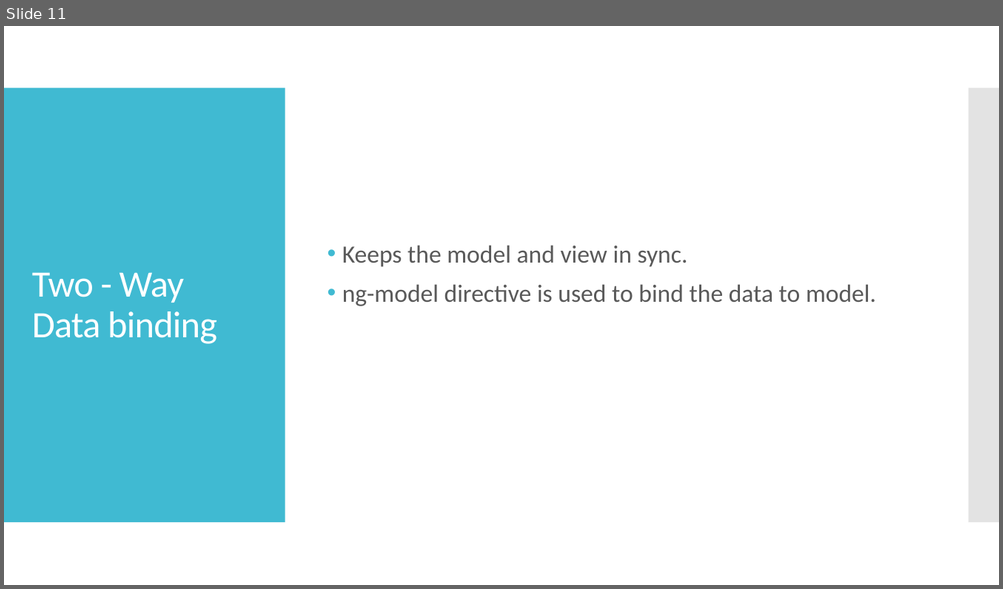
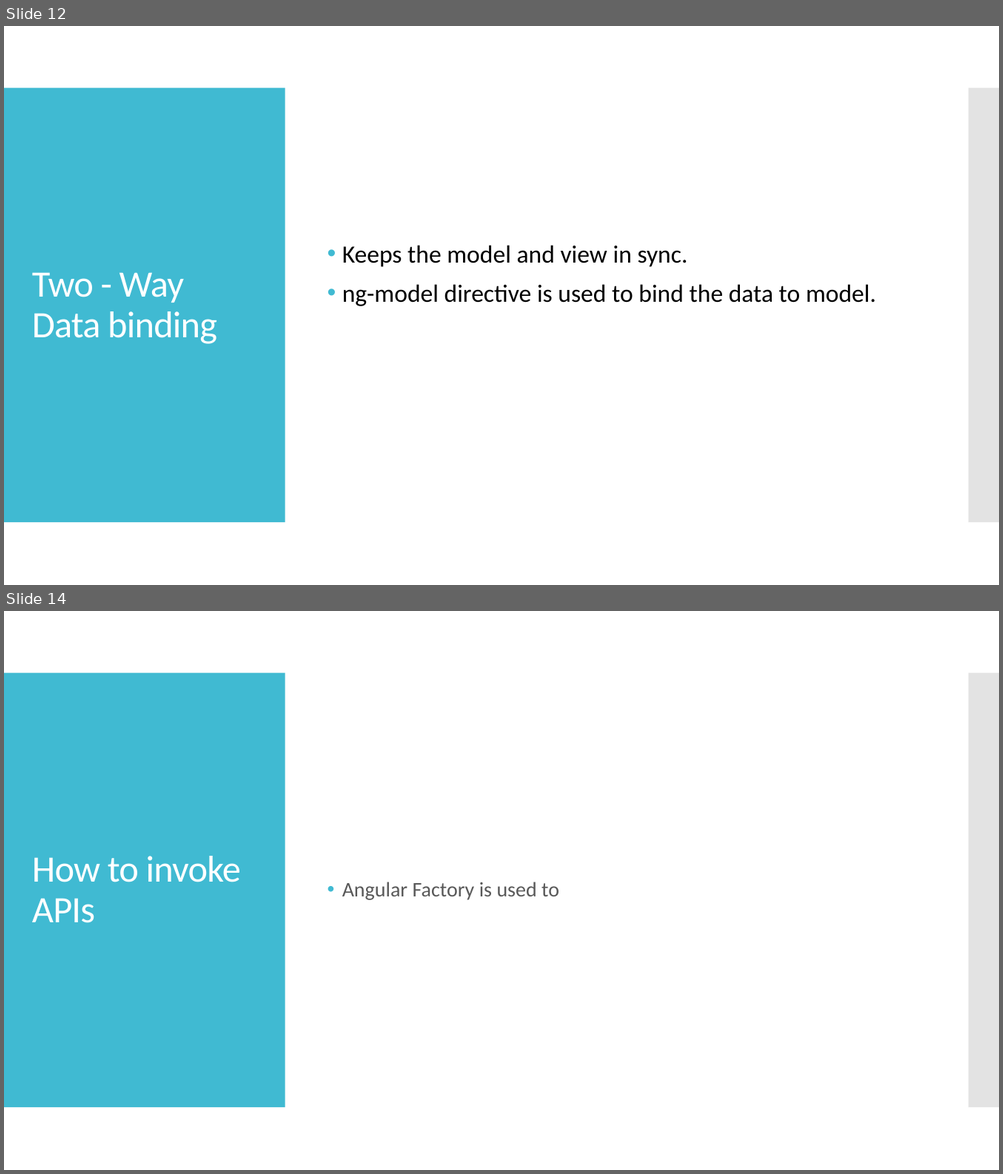
Before and after one commit to webelf000/angular_sample_app, a slide deck: Angular JS - Workshop.pptx. Shown one above the other, each under a label of ours: slide 11 before the commit, slides 12 and 14 after it; the slides between them are not shown. The pictures are 1003x589 and 1003x1174 pixels, drawn with LibreOffice and Linux fonts; fonts in the diff are those of the drawing. Boxes give left, top, right and bottom in pixels: in the first picture for what was removed or moved away, otherwise in the second. Text is boxed around its words. In the diff, an @@ line names an element or a change of style, - is before the commit and + after.

```diff
--- a/Angular JS - Workshop.pptx
+++ b/Angular JS - Workshop.pptx
@@ slide 14 added at (4, 611, 999, 1170), background #FFFFFF; not listed: 2 template elements that a slide beside it also shows @@
@@ title added at (32, 856, 241, 923), 36 pt, text #FFFFFF @@
+How to invoke APIs
@@ text added at (342, 882, 559, 900), 20 pt, text #595959 @@
+• Angular Factory is used to
@@ what was slide 11 is now slide 12 @@
@@ slide 12 changed as well @@
@@ text "Keeps the model and view ..." at (342, 245, 876, 306): text colour #595959 to #000000 @@
```
Also in this commit, not shown: 10 other slides changed, 5 other slides added.
